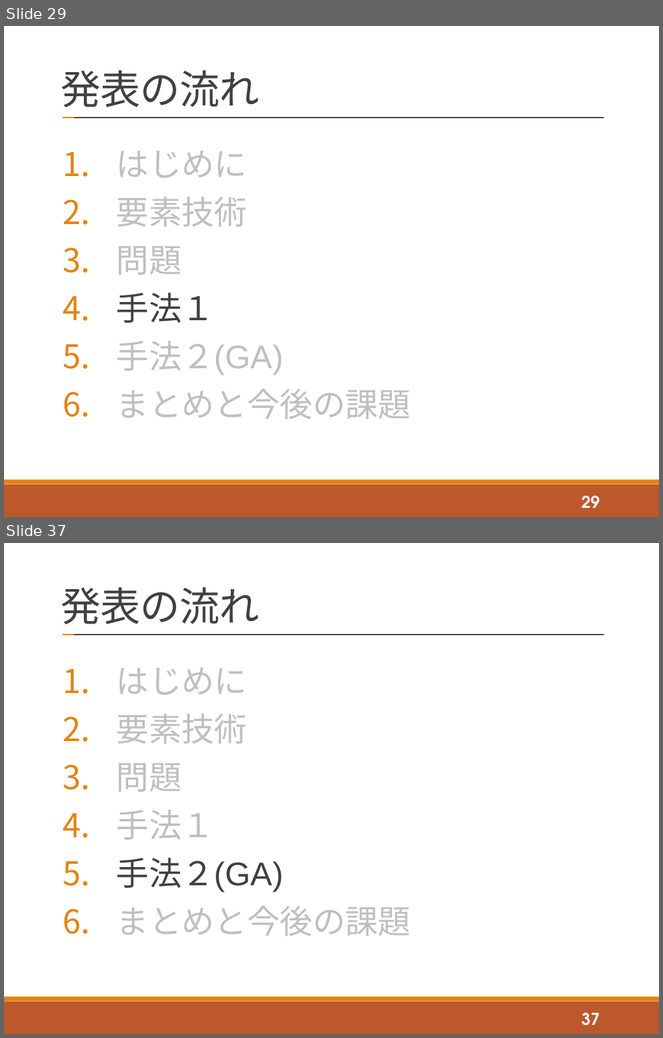
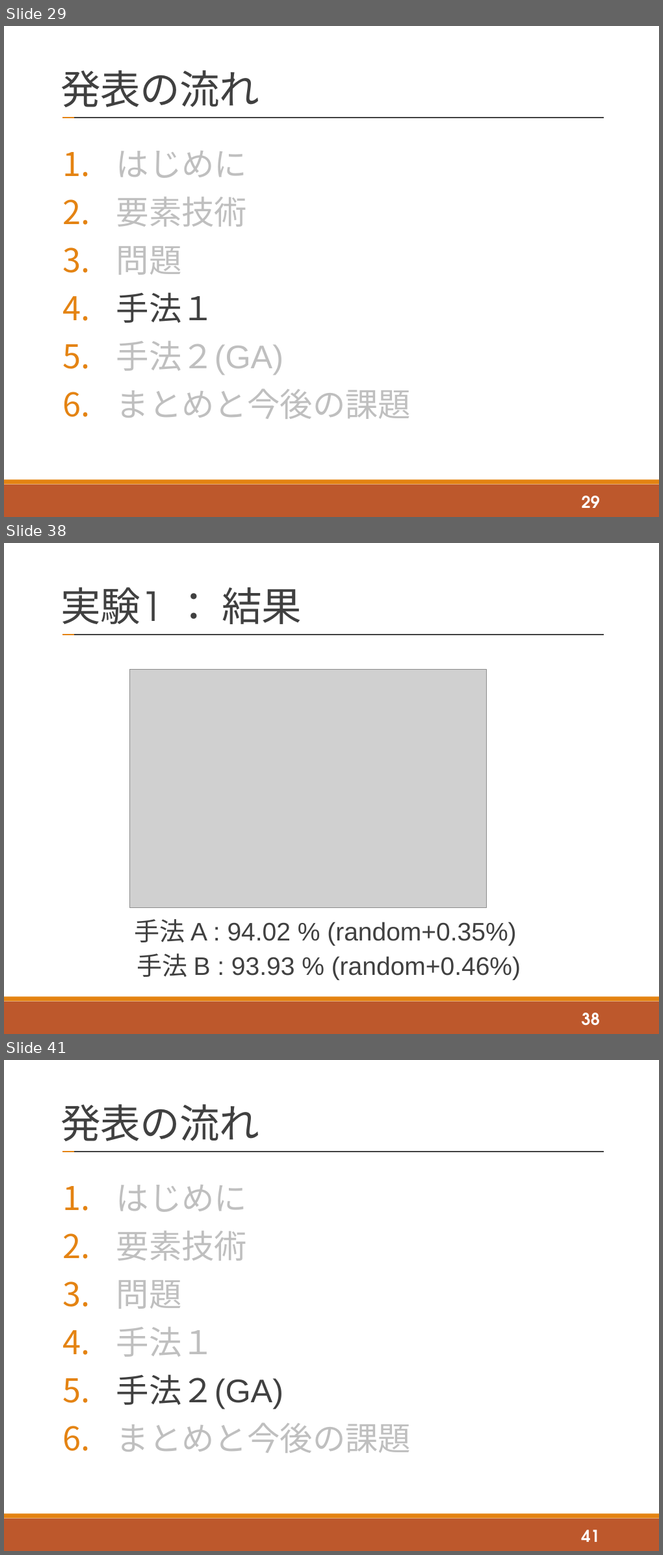
Before and after one commit to tatsuya-sugiyama/WeeklyReport, a slide deck: report/2020後期/2020_2nd_sugiyama.pptx. Shown one above the other, each under a label of ours: slides 29 and 37 before the commit, slides 29, 38 and 41 after it; the slides between them are not shown. The pictures are 663x1038 and 663x1555 pixels, drawn with LibreOffice and Linux fonts; fonts in the diff are those of the drawing; grey boxes stand for pictures. Boxes give left, top, right and bottom in pixels: in the first picture for what was removed or moved away, otherwise in the second. Text is boxed around its words. In the diff, an @@ line names an element or a change of style, - is before the commit and + after.

```diff
--- a/report/2020後期/2020_2nd_sugiyama.pptx
+++ b/report/2020後期/2020_2nd_sugiyama.pptx
@@ slide 38 added at (4,543,659,1034), background #FFFFFF; not listed: 4 template elements that a slide beside it also shows @@
@@ title added at (61,587,302,624), 44 pt, text #404040 @@
+実験1 ： 結果
@@ picture added at (130,670,487,908) @@
@@ text added at (135,919,521,980), 27.9 pt, text #404040 @@
+手法 A : 94.02 % (random+0.35%)
+手法 B : 93.93 % (random+0.46%)
@@ page number added at (582,1013,600,1026), 18 pt, text #FFFFFF, bold @@
+38
@@ what was slide 37 is now slide 41 @@
@@ page number at (582,1530,600,1542): text changed @@
-37
+41
```
Also in this commit, not shown: 11 slides changed, 6 other slides added, 6 other files.
